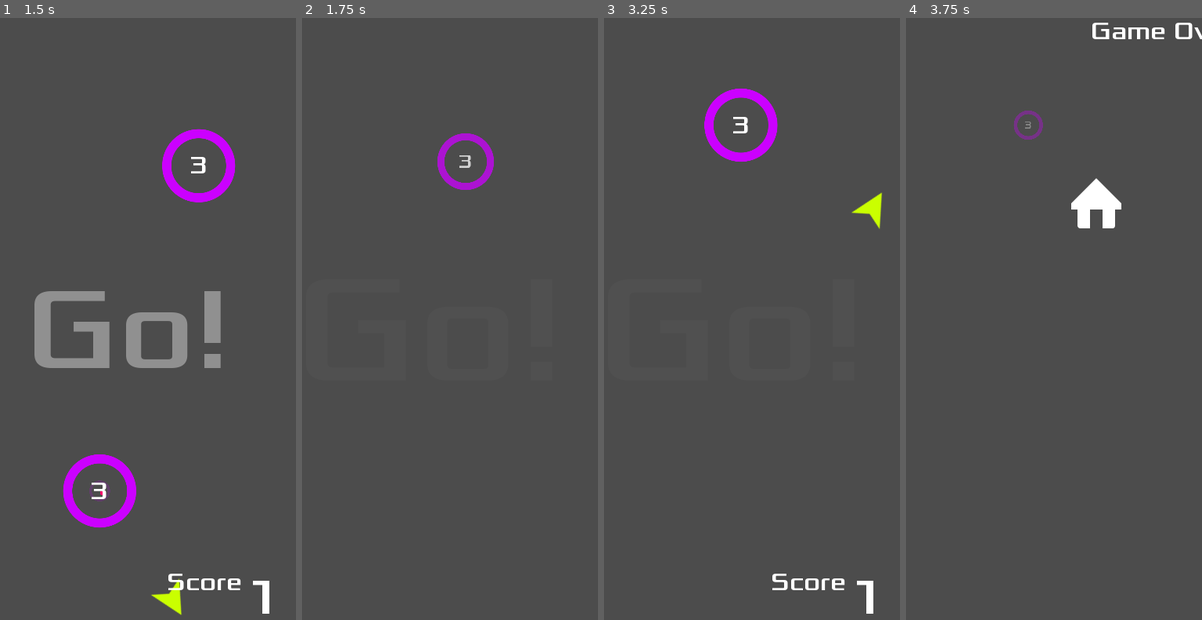
Above: before the commit, frames 1-4 (left to right).
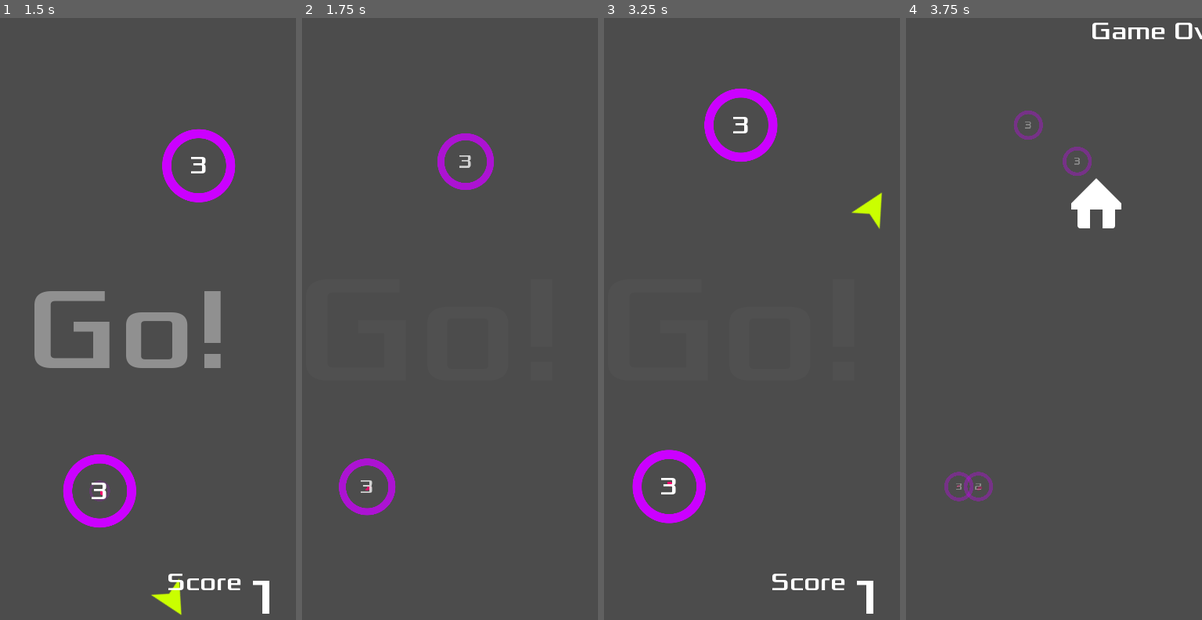
Above: after the commit, the same moments.

Repository: stewchan/circle-jump
Game: Godot game, scene res://objects/Main.tscn
The game is run twice, just before and just after one commit, with the same random seed, the same clock (stepped at 60 frames per second) and the same inputs.
Inputs (mouse positions are in pixels of both pictures, inside the frame that each line leads up to):
- Up to frame 1 (1.5 s): click (59, 204) at 0.5 s; move the mouse to (201, 300) at 1.27 s; click (201, 300) at 1.42 s
- Up to frame 2 (1.75 s): no input
- Up to frame 3 (3.25 s): click (769, 204) at 2 s; move the mouse to (663, 361) at 2.77 s; click (663, 361) at 2.92 s
- Up to frame 4 (3.75 s): move the mouse to (1065, 192) at 3.52 s; click (1065, 192) at 3.67 s

Frame 1 is identical in both runs. In frame 2, 0.7% of the frame differs, in the area x 12-32%, y 73-83%; in frame 3, 1.1%, in the area x 9-35%, y 71-84%; in frame 4, 0.5%.

Commit message:
Update circle

Diff:
--- a/objects/Circle.gd
+++ b/objects/Circle.gd
@@ -1,7 +1,6 @@
 extends Area2D
 
-
-enum MODES {STATIC, LIMITED}
+enum MODES { STATIC, LIMITED }
 
 onready var orbit_position = $Pivot/OrbitPosition
 onready var move_tween = $MoveTween
@@ -13,9 +12,9 @@
 var rotation_speed := PI
 var mode = MODES.STATIC
 
-const MAX_ORBITS := 3 			# Maximum orbits until circle disappears
-var current_orbit := 0		# Current orbit of Jumper
-var orbit_start			 	# Where in the rotation the orbits started
+const MAX_ORBITS := 3  # Maximum orbits until circle disappears
+var current_orbit := 0  # Current orbit of Jumper
+var orbit_start  # Where in the rotation the orbits started
 var jumper
 
 
@@ -38,9 +37,15 @@
 	if move_range == 0:
 		return
 	move_range *= -1
-	move_tween.interpolate_property(self, "position:x",
-		position.x, position.x + move_range, move_speed,
-		Tween.TRANS_QUAD, Tween.EASE_IN_OUT)
+	move_tween.interpolate_property(
+		self,
+		"position:x",
+		position.x,
+		position.x + move_range,
+		move_speed,
+		Tween.TRANS_QUAD,
+		Tween.EASE_IN_OUT
+	)
 	move_tween.start()
 
 
@@ -90,8 +95,6 @@
 func implode():
 	if !$AnimationPlayer.is_playing():
 		$AnimationPlayer.play("implode")
-	yield($AnimationPlayer, "animation_finished")
-	queue_free()
 
 
 func draw_circle_arc_poly(center, radius, angle_from, angle_to, color):
@@ -101,7 +104,7 @@
 	var colors = PoolColorArray([color])
 
 	for i in range(nb_points + 1):
-		var angle_point = angle_from + i * (angle_to - angle_from) / nb_points - PI/2
+		var angle_point = angle_from + i * (angle_to - angle_from) / nb_points - PI / 2
 		points_arc.push_back(center + Vector2(cos(angle_point), sin(angle_point)) * radius)
 	draw_polygon(points_arc, colors)
 
@@ -110,10 +113,4 @@
 	if jumper:
 		var color = Settings.theme["circle_fill"]
 		var r = ((radius - 50) / MAX_ORBITS) * (1 + MAX_ORBITS - current_orbit)
-		draw_circle_arc_poly(
-			Vector2.ZERO,
-			r,
-			orbit_start + PI/2,
-			$Pivot.rotation + PI/2,
-			color
-		)
+		draw_circle_arc_poly(Vector2.ZERO, r, orbit_start + PI / 2, $Pivot.rotation + PI / 2, color)
